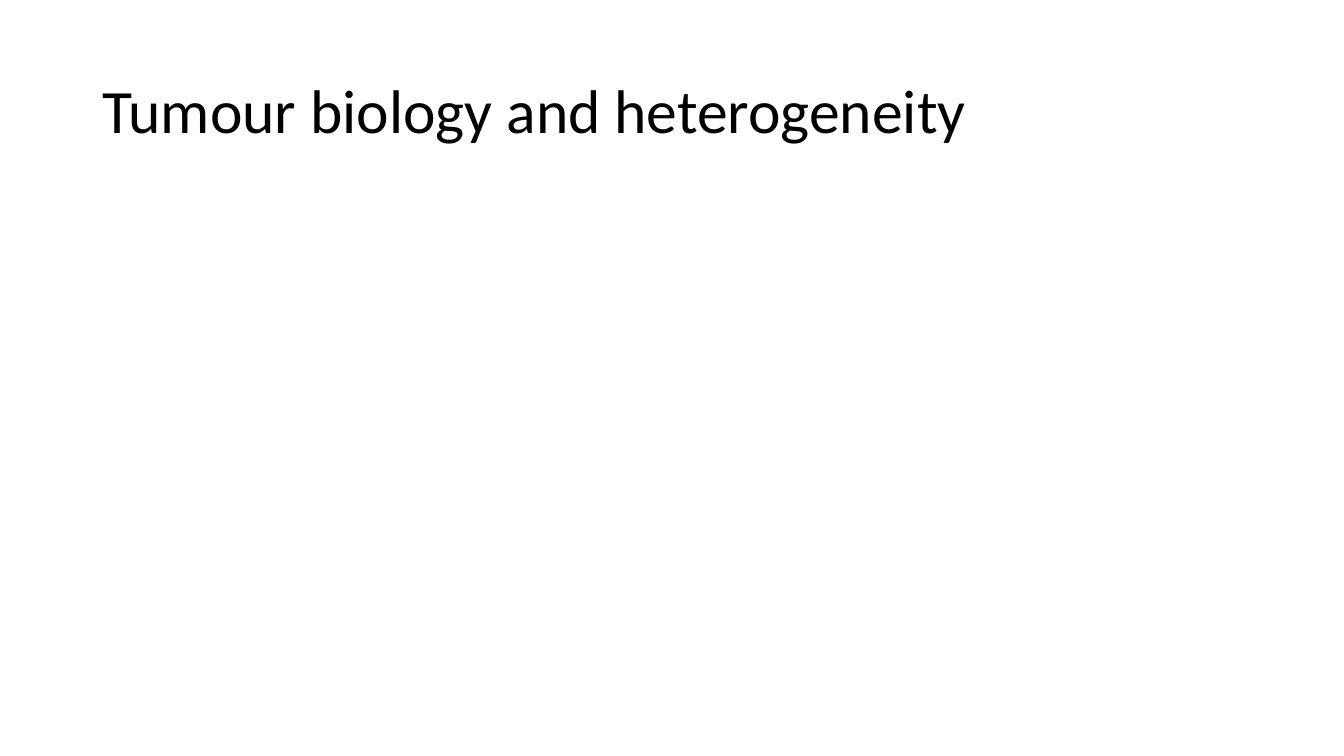
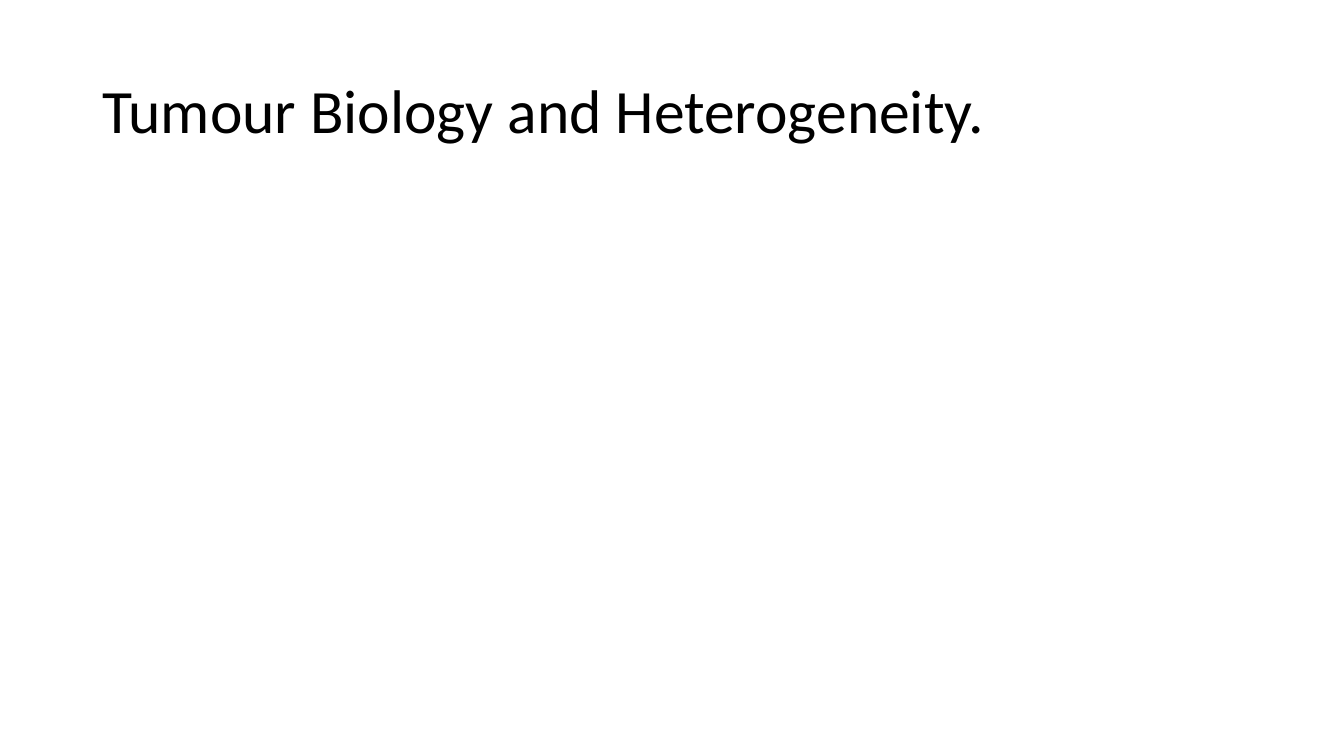
Before and after one commit to HarleyRobinson/Honours2, a slide deck: slide 2 of BackgroundInfo/JCslides.pptx. Drawn at 1344x756 pixels with LibreOffice and Linux fonts; fonts in the diff are those of the drawing. Boxes give left, top, right and bottom in pixels: in the first picture for what was removed or moved away, otherwise in the second. Text is boxed around its words. In the diff, an @@ line names an element or a change of style, - is before the commit and + after.

```diff
--- a/BackgroundInfo/JCslides.pptx
+++ b/BackgroundInfo/JCslides.pptx
@@ title at box(102, 90, 984, 144): text changed @@
-Tumour biology and heterogeneity
+Tumour Biology and Heterogeneity.
```
Also in this commit, not shown: 1 slide added, 1 slide removed, 3 other files.
